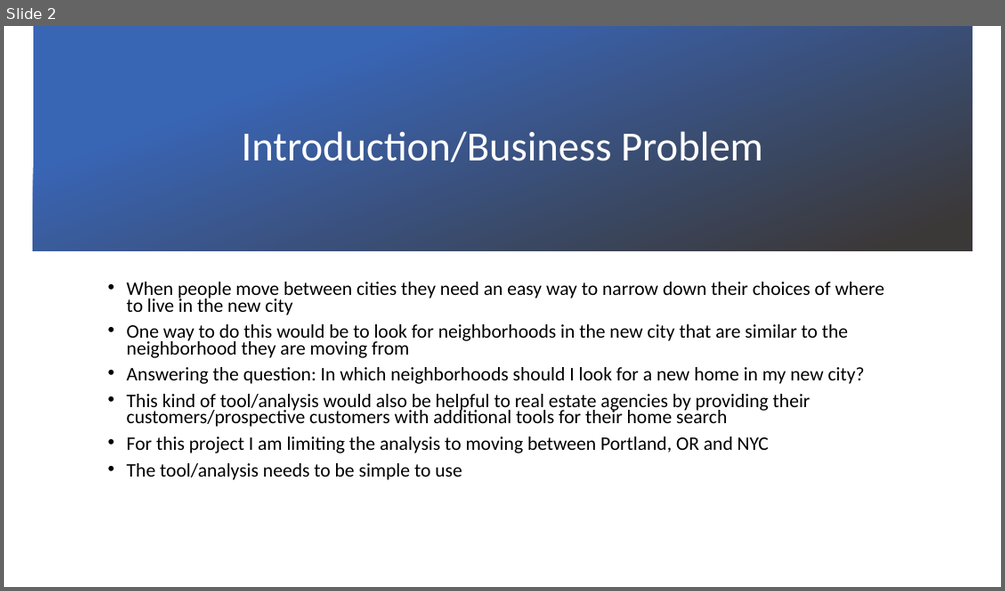
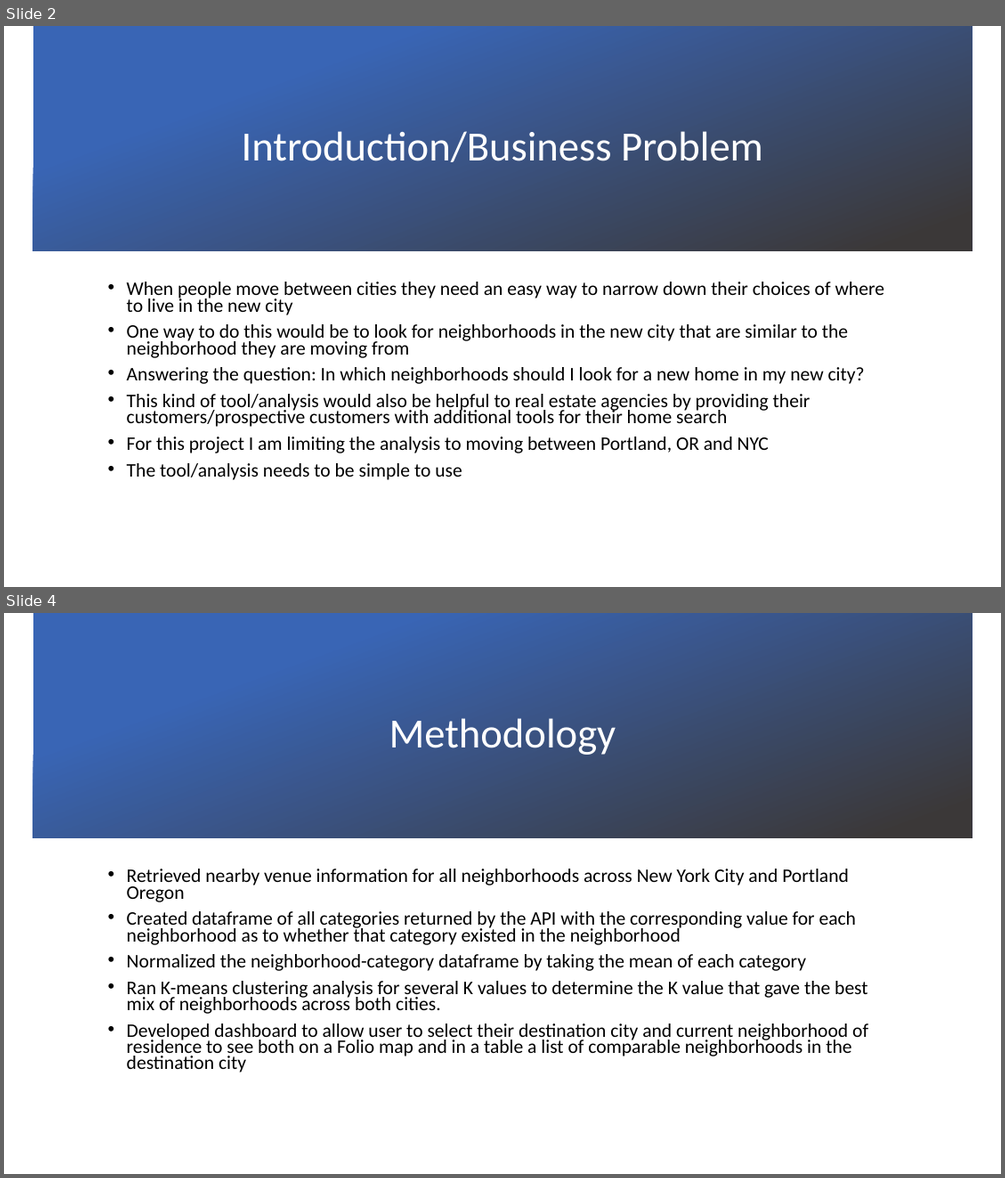
Before and after one commit to tferkel4006/Coursera_Capstone, a slide deck: Battle Of The Neighborhoods.pptx. Shown one above the other, each under a label of ours: slide 2 before the commit, slides 2 and 4 after it; the slides between them are not shown. The pictures are 1005x591 and 1005x1178 pixels, drawn with LibreOffice and Linux fonts; fonts in the diff are those of the drawing; background and template pictures are left out. Boxes give left, top, right and bottom in pixels: in the first picture for what was removed or moved away, otherwise in the second. Text is boxed around its words. In the diff, an @@ line names an element or a change of style, - is before the commit and + after.

```diff
--- a/Battle Of The Neighborhoods.pptx
+++ b/Battle Of The Neighborhoods.pptx
@@ slide 4 added at (x1=4, y1=613, x2=1001, y2=1174), background picture (left out) @@
@@ rectangle added at (x1=33, y1=613, x2=972, y2=838), fill gradient #3965B5 to #3B3838 @@
@@ title added at (x1=389, y1=718, x2=616, y2=755), 40 pt, text #FFFFFF @@
+Methodology
@@ text added at (x1=127, y1=868, x2=868, y2=1072), 18.5 pt, text #000000 @@
+• Retrieved nearby venue information for all neighborhoods across New York City and Portland Oregon
+• Created dataframe of all categories returned by the API with the corresponding value for each neighborhood as to whether that category existed in the neighborhood
+• Normalized the neighborhood-category dataframe by taking the mean of each category
+• Ran K-means clustering analysis for several K values to determine the K value that gave the best mix of neighborhoods across both cities.
+• Developed dashboard to allow user to select their destination city and current neighborhood of residence to see both on a Folio map and in a table a list of comparable neighborhoods in the destination city
```
Also in this commit, not shown: 1 slide changed, 3 other slides added.
